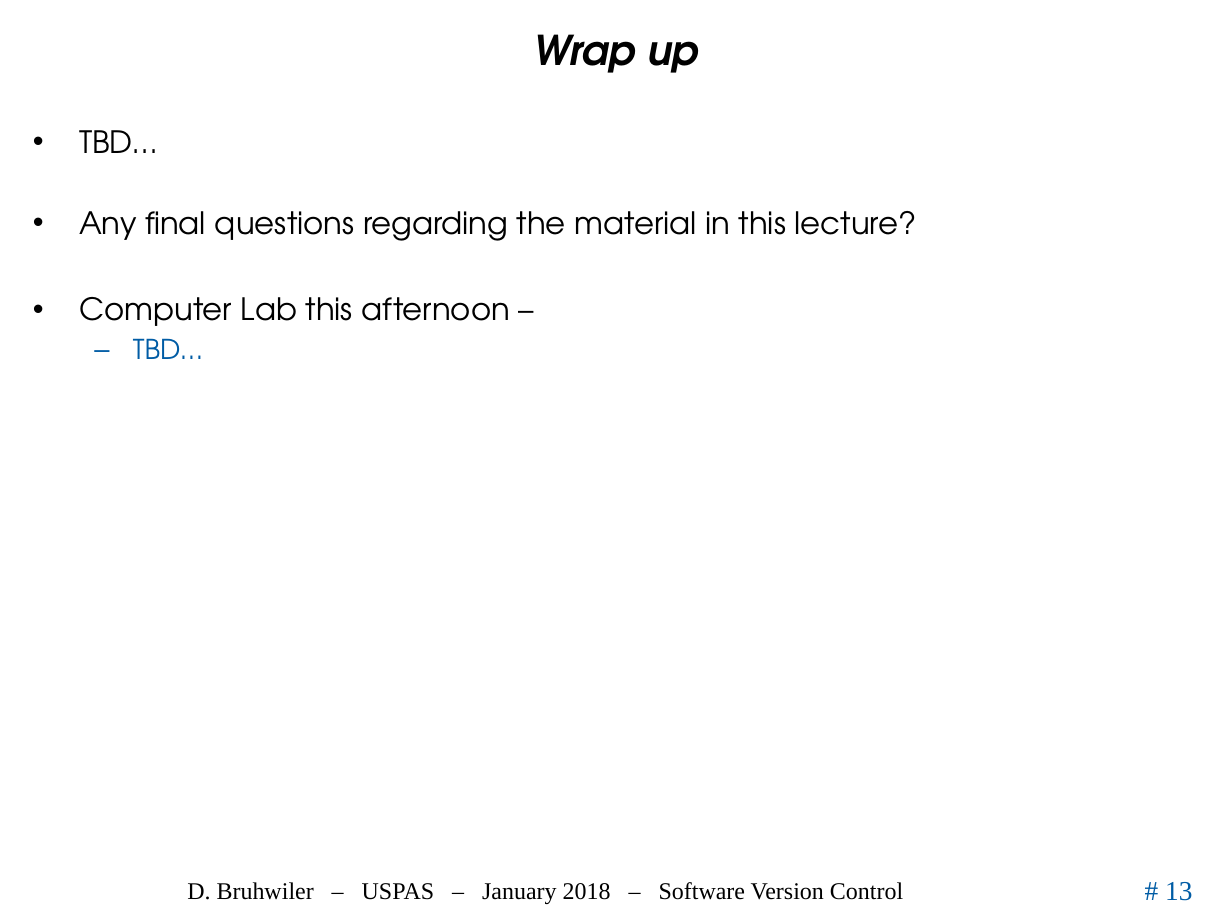
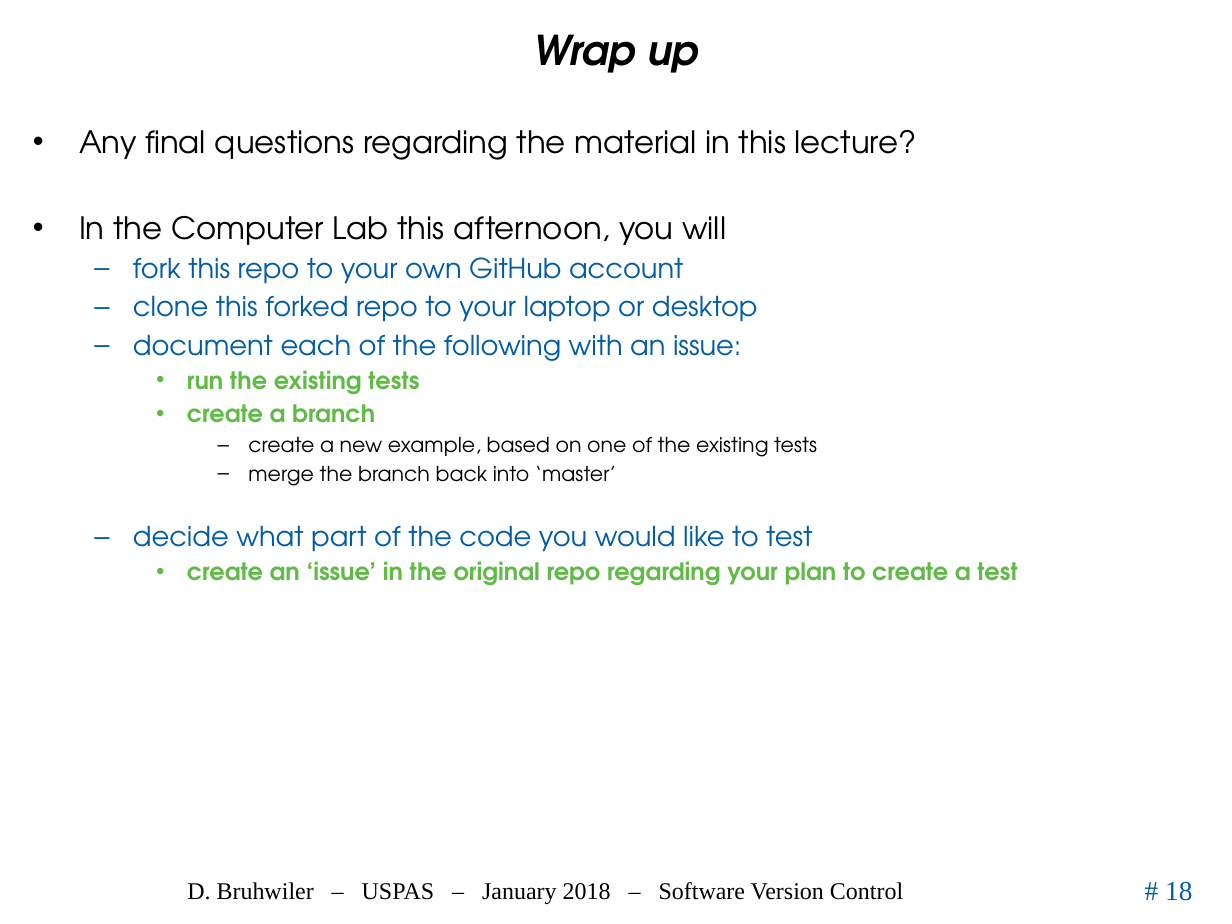
Before and after one commit to uspas/simbeamplasma18, a slide deck: slide 18 of software_version_control/02_VersionCont.pptx (slide 13 before the commit). Drawn at 1232x924 pixels with LibreOffice and Linux fonts; fonts in the diff are those of the drawing; background and template pictures are left out. Boxes give left, top, right and bottom in pixels: in the first picture for what was removed or moved away, otherwise in the second. Text is boxed around its words. In the diff, an @@ line names an element or a change of style, - is before the commit and + after.

```diff
--- a/software_version_control/02_VersionCont.pptx
+++ b/software_version_control/02_VersionCont.pptx
@@ text at [79,130,158,153]: paragraph removed @@
-• TBD…
@@ text at [79,216,1017,586]: text changed; size 18 to 16 pt; text colour #000000 to #005CA5 @@
-• Computer Lab this afternoon –
-  – TBD…
+• In the Computer Lab this afternoon, you will
+  – fork this repo to your own GitHub account
+  – clone this forked repo to your laptop or desktop
+  – document each of the following with an issue:
+    • run the existing tests
+    • create a branch
+      – create a new example, based on one of the existing tests
+      – merge the branch back into ‘master’
+  – decide what part of the code you would like to test
+    • create an ‘issue’ in the original repo regarding your plan to create a test
@@ page number at [1165,881,1192,901]: text changed @@
-# 13
+# 18
```
Also in this commit, not shown: 5 other slides changed, 7 slides added, 2 slides removed, 2 other files.
